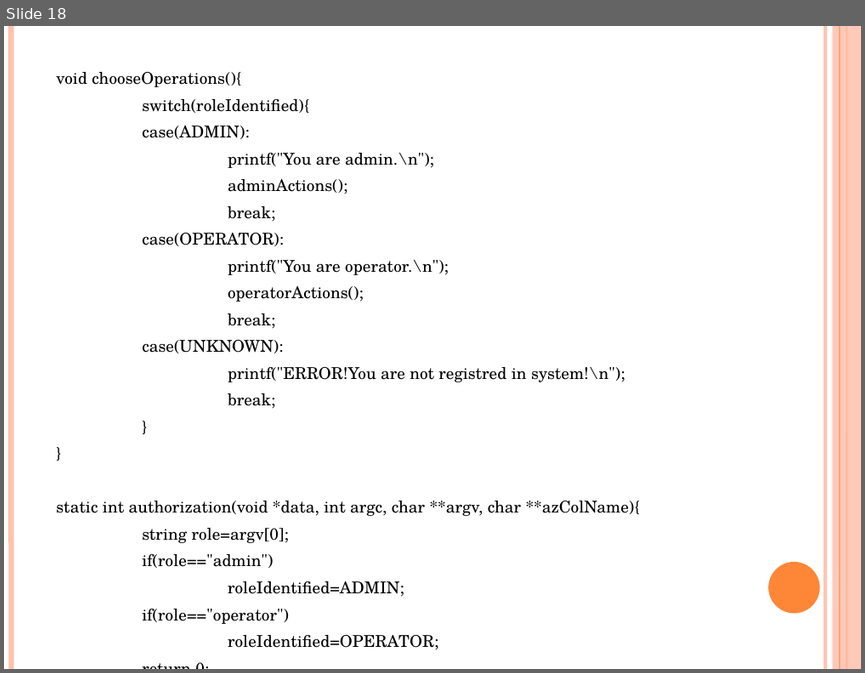
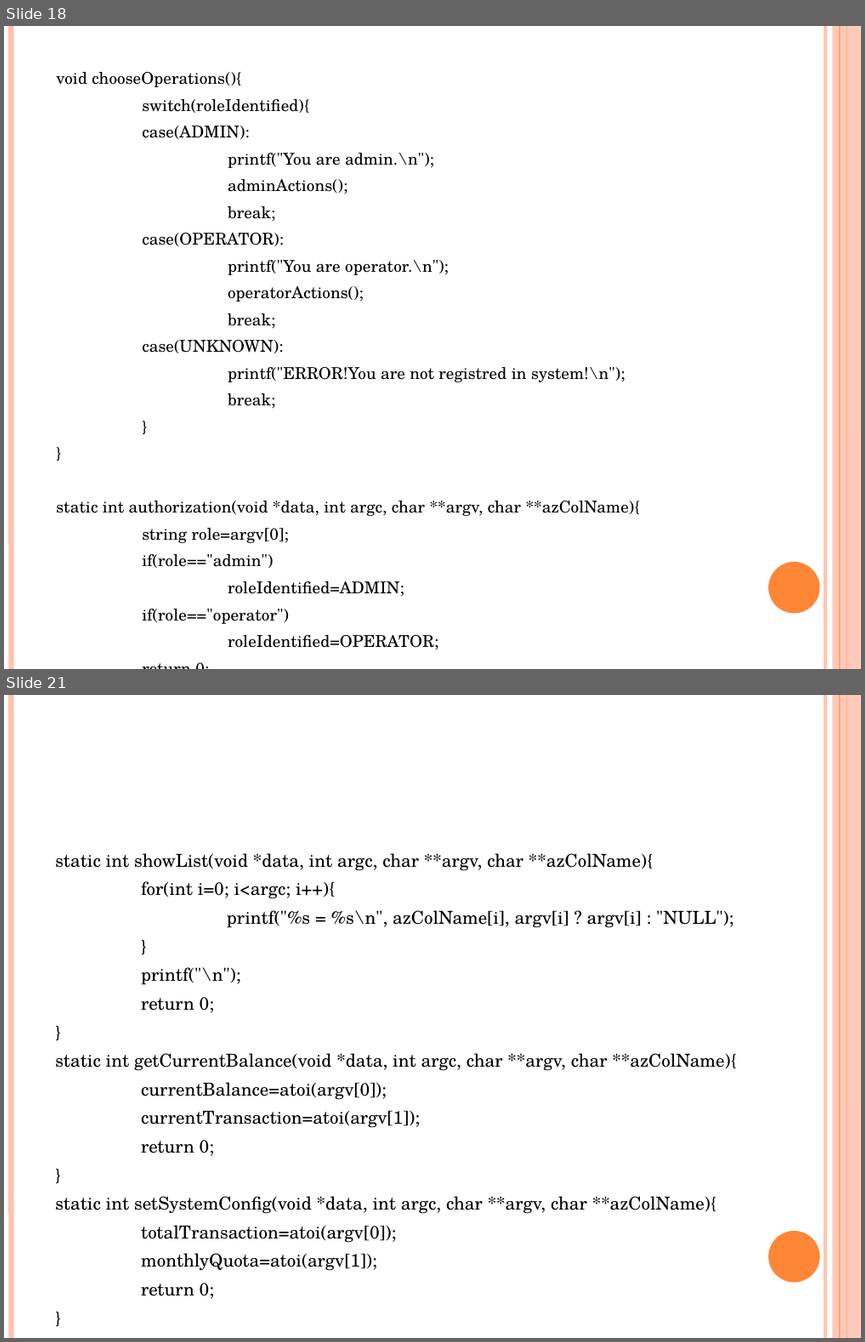
Before and after one commit to IrinaMakarushko/BankSystem, a slide deck: Спецкурс. Презентация.pptx. Shown one above the other, each under a label of ours: slide 18 before the commit, slides 18 and 21 after it; the slides between them are not shown. The pictures are 865x673 and 865x1342 pixels, drawn with LibreOffice and Linux fonts; fonts in the diff are those of the drawing. Boxes give left, top, right and bottom in pixels: in the first picture for what was removed or moved away, otherwise in the second. Text is boxed around its words. In the diff, an @@ line names an element or a change of style, - is before the commit and + after.

```diff
--- a/Спецкурс. Презентация.pptx
+++ b/Спецкурс. Презентация.pptx
@@ slide 21 added at [4,695,861,1338], background #FFFFFF; not listed: 6 template elements that a slide beside it also shows @@
@@ text added at [55,853,736,1299], 15 pt, text #000000 @@
+static int showList(void *data, int argc, char **argv, char **azColName){
+for(int i=0; i<argc; i++){
+printf("%s = %s\n", azColName[i], argv[i] ? argv[i] : "NULL");
+}
+printf("\n");
+return 0;
+}
+static int getCurrentBalance(void *data, int argc, char **argv, char **azColName){
+currentBalance=atoi(argv[0]);
+currentTransaction=atoi(argv[1]);
+return 0;
+}
+static int setSystemConfig(void *data, int argc, char **argv, char **azColName){
+totalTransaction=atoi(argv[0]);
+monthlyQuota=atoi(argv[1]);
+return 0;
+}
```
Also in this commit, not shown: 7 other slides added.
